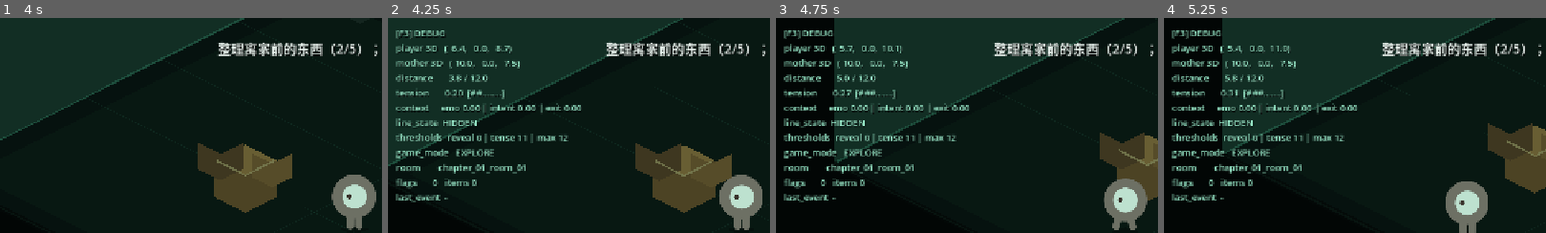
Above: before the commit, frames 1-4 (left to right).
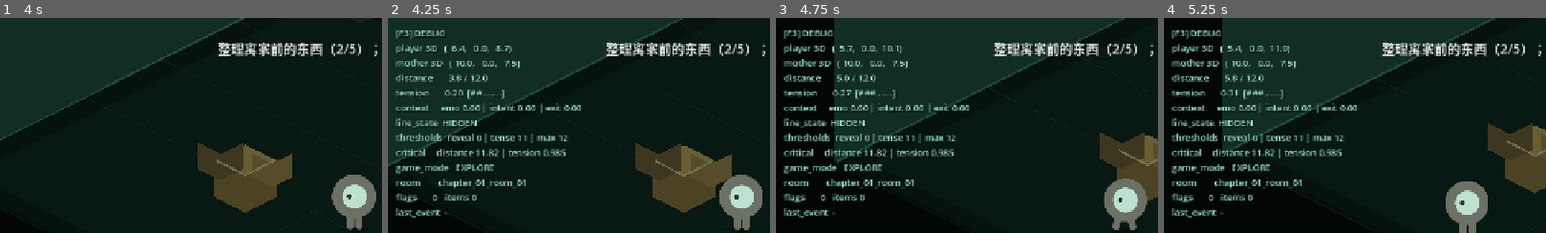
Above: after the commit, the same moments.

Repository: Shellingfordh/echoes-of-us
Game: Godot game, scene res://scenes/main/main.tscn
Same seed, same stepped clock (60 frames per second), same inputs: the game is played once before the commit and once after it.
Inputs:
- Up to frame 1 (4 s): tap Enter (interact) at 0.5, 1.35, 2.85 s; hold Right (move_right) 0.53-1.28 s; hold Enter (interact) 0.53-1.28 s; hold Down (move_down) 1.28-2.03 s; hold Right (move_right) 2.03-2.78 s; hold Enter (interact) 2.03-2.78 s; hold Up (move_up) 2.78-3.53 s; hold Left (move_left) from 3.53 s (still down); hold Enter (interact) from 3.53 s (still down)
- Up to frame 2 (4.25 s): keep holding Left (move_left); keep holding Enter (interact); tap F3 (debug_toggle) at 4.15 s
- Up to frame 3 (4.75 s): keep holding Left (move_left); release Enter (interact) at 4.28 s; tap Enter (interact) at 4.35 s
- Up to frame 4 (5.25 s): release Left (move_left) at 5.03 s; hold Down (move_down) from 5.03 s (still down); hold Enter (interact) from 5.03 s (still down)
The pictures show only the part of the screen within x 0-50%, y 0-50%; the shares and areas given below are measured in that part.

Frame 1 is identical in both runs. In frame 2, 3.0% of the frame differs, in the area x 2-47%, y 60-93%; in frame 3, 3.1%; in frame 4, 3.1%.

Commit message:
fix: prevent second pull deadlock

Diff:
--- a/chapter1-game2.5d/scripts/mechanics/tie_line.gd
+++ b/chapter1-game2.5d/scripts/mechanics/tie_line.gd
@@ -22,6 +22,8 @@
 @export_range(0.0, 1.0, 0.01) var distance_weight := 0.64
 @export_range(0.0, 1.0, 0.01) var exit_progress_weight := 0.20
 @export_range(0.8, 1.0, 0.005) var critical_tension := 0.985
+@export_range(0.9, 1.0, 0.005) var critical_distance_ratio := 0.985
+@export_range(0.0, 0.5, 0.01) var minimum_away_speed_multiplier := 0.12
 
 var current_state := State.HIDDEN
 var tension := 0.0
@@ -70,7 +72,7 @@
 		0.0,
 		1.0
 	)
-	if _force_critical or distance >= get_effective_max_distance() or tension >= critical_tension:
+	if _force_critical or distance >= get_critical_distance() or tension >= critical_tension:
 		_pullback_active = true
 	elif _pullback_active and distance <= _get_pullback_release_distance() + 0.02 and tension < critical_tension:
 		_pullback_active = false
@@ -116,6 +118,10 @@
 	return maxf(max_distance * (extend_multiplier if extended else 1.0), 0.01)
 
 
+func get_critical_distance() -> float:
+	return get_effective_max_distance() * critical_distance_ratio
+
+
 func set_extended(value: bool) -> void:
 	extended = value
 
@@ -145,12 +151,14 @@
 func get_speed_multiplier() -> float:
 	if current_state == State.HIDDEN:
 		return 1.0
+	if current_state == State.PULL_BACK:
+		return 0.0
 	var span := get_effective_max_distance() - reveal_distance
 	if span <= 0.0:
 		return 1.0
 	var distance_ratio := clampf((distance - reveal_distance) / span, 0.0, 1.0)
 	var ratio := maxf(distance_ratio, tension)
-	return maxf(0.0, 1.0 - ratio * ratio)
+	return maxf(minimum_away_speed_multiplier, 1.0 - ratio * ratio)
 
 
 func is_moving_away(from_position: Vector3, direction: Vector3) -> bool:
@@ -169,8 +177,7 @@
 	target.y = 0.0
 	source.y = 0.0
 	var offset := source - target
-	var limit := get_effective_max_distance()
-	if _force_critical or offset.length() >= limit or tension >= critical_tension:
+	if _force_critical or offset.length() >= get_critical_distance() or tension >= critical_tension:
 		_pullback_active = true
 	elif _pullback_active and offset.length() <= _get_pullback_release_distance() + 0.02 and tension < critical_tension:
 		_pullback_active = false
--- a/chapter1-game2.5d/scripts/ui/debug_panel.gd
+++ b/chapter1-game2.5d/scripts/ui/debug_panel.gd
@@ -66,6 +66,10 @@
 			_tie_line.tension_distance,
 			_tie_line.max_distance,
 		])
+		lines.append("critical     distance %.2f | tension %.3f" % [
+			_tie_line.get_critical_distance(),
+			_tie_line.critical_tension,
+		])
 	else:
 		lines.append("line_state  <no TieLine>")
 
--- a/chapter1-game2.5d/tests/chapter01_flow_test.gd
+++ b/chapter1-game2.5d/tests/chapter01_flow_test.gd
@@ -96,12 +96,15 @@
 	assert(act.current_beat == Act01Sequence.Beat.SECOND_ATTEMPT)
 	assert(tie_line.distance <= tie_line.tension_distance + 0.15)
 
+	# 回归：第二次尝试必须能靠真实持续输入越过临界距离，不能依赖传送坐标。
 	# SR-006：第二次极限张力不是对白占位，而是抬高逻辑 Y 并保留有限横摆输入。
-	player.set_logical_position(Vector3(16.8, 0.0, 1.0))
-	for _index in range(60):
+	assert(tie_line.get_critical_distance() < tie_line.get_effective_max_distance())
+	Input.action_press(&"move_right")
+	for _index in range(240):
 		await physics_frame
 		if act.current_beat == Act01Sequence.Beat.SUSPENDED:
 			break
+	Input.action_release(&"move_right")
 	assert(act.current_beat == Act01Sequence.Beat.SUSPENDED)
 	assert(player.is_suspended())
 	assert(player.get_logical_position().y >= player.suspension_height)
